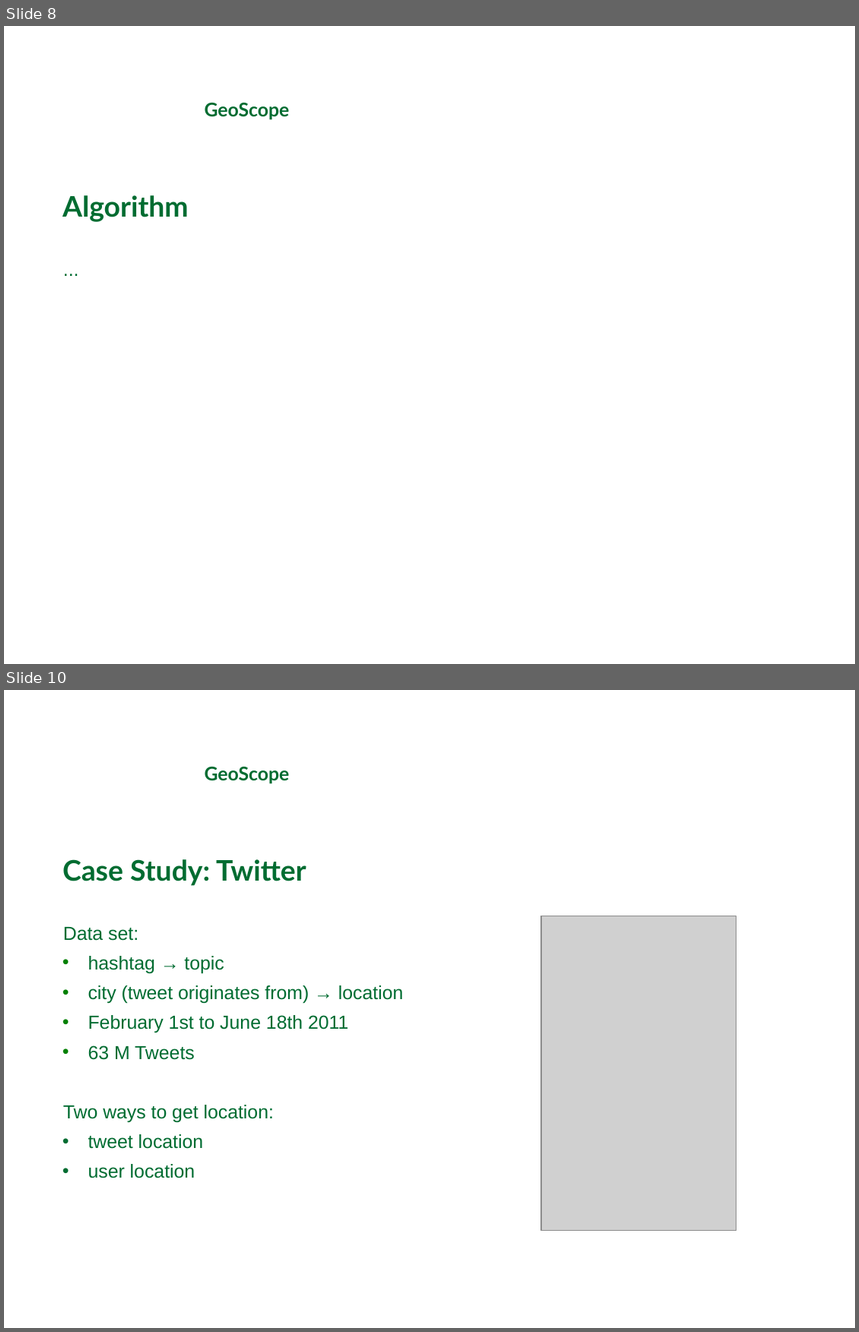
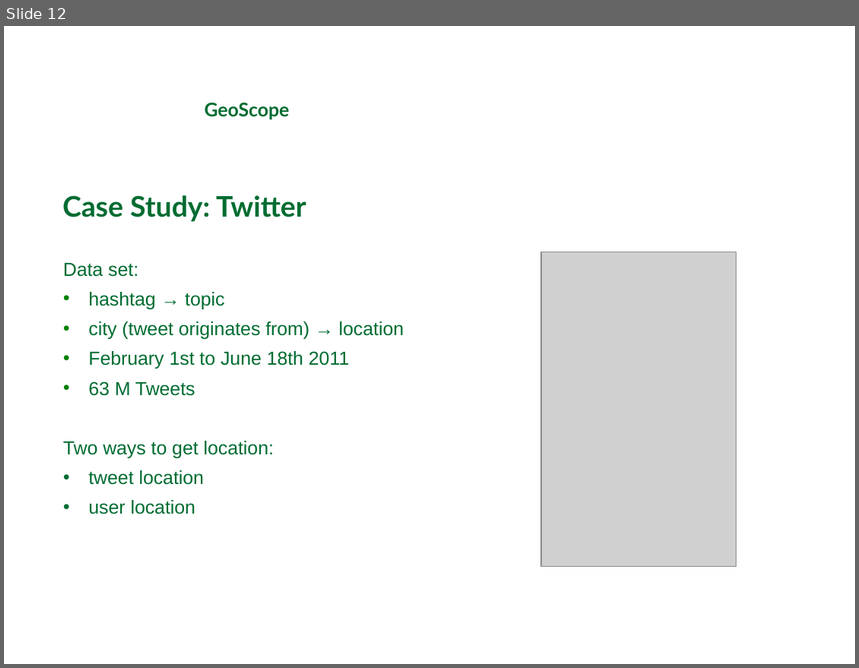
Before and after one commit to michaelprummer/datascience, a slide deck: GeoScope/DataScience1.ppt. Shown one above the other, each under a label of ours: slides 8 and 10 before the commit, slide 12 after it; the slides between them are not shown. The pictures are 859x1332 and 859x668 pixels, drawn with LibreOffice and Linux fonts; fonts in the diff are those of the drawing; grey boxes stand for pictures; background and template pictures are left out. Boxes give left, top, right and bottom in pixels: in the first picture for what was removed or moved away, otherwise in the second. Text is boxed around its words. In the diff, an @@ line names an element or a change of style, - is before the commit and + after.

```diff
--- a/GeoScope/DataScience1.ppt
+++ b/GeoScope/DataScience1.ppt
@@ slide 8 removed at [4, 26, 855, 664], background picture (left out) @@
@@ text removed at [205, 102, 290, 120] @@
-GeoScope
@@ text removed at [63, 195, 189, 222] @@
-Algorithm
@@ text removed at [53, 253, 811, 284] @@
-...
@@ what was slide 10 is now slide 12 @@
```
Also in this commit, not shown: 5 slides changed, 4 slides added.
